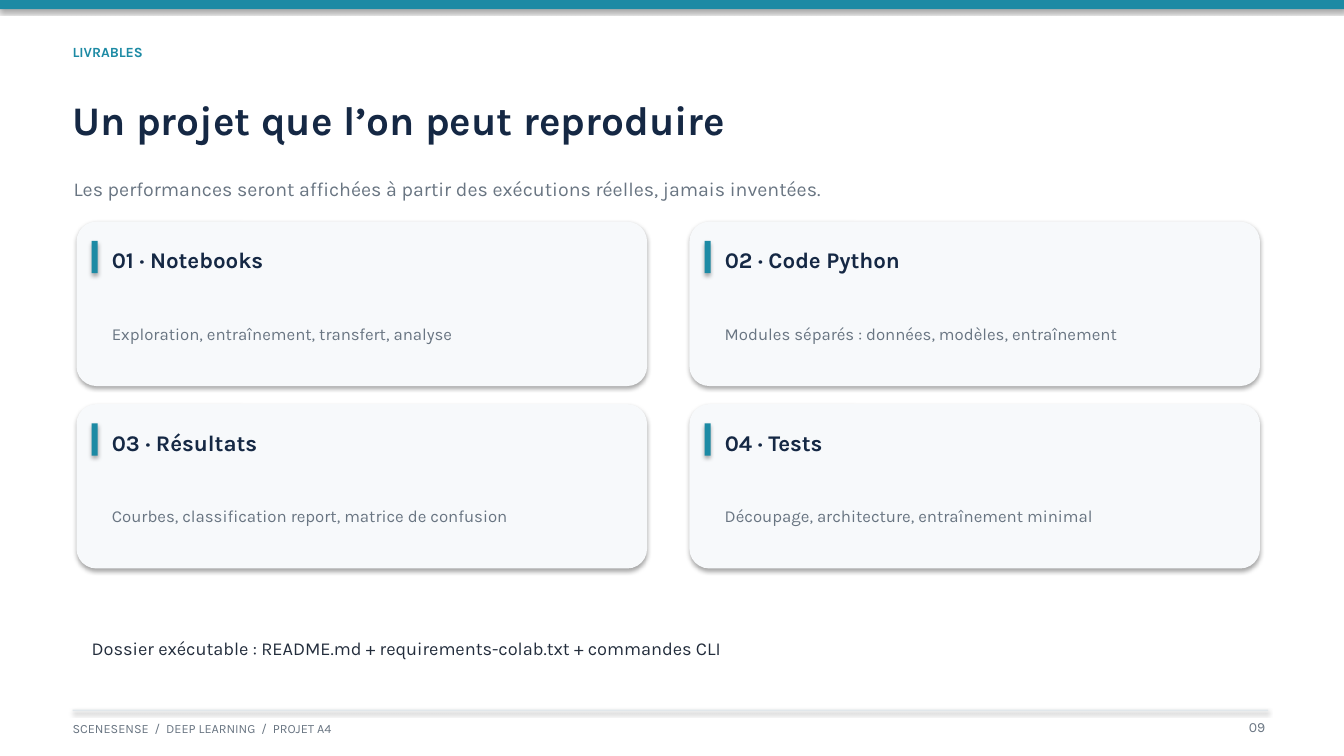
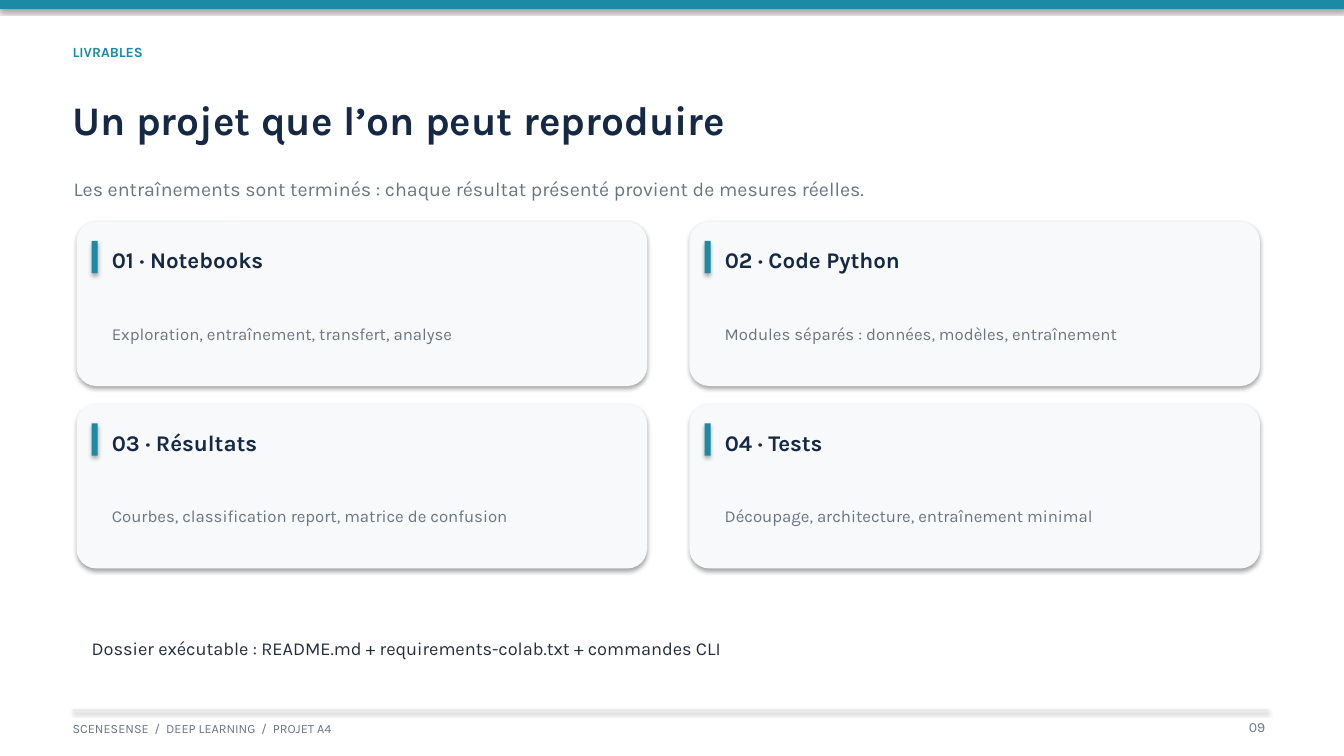
Before and after one commit to cyrilibr/SceneSense, a slide deck: slide 11 of slides/SceneSense_presentation.pptx (slide 9 before the commit). Drawn at 1344x756 pixels with LibreOffice and Linux fonts; fonts in the diff are those of the drawing. Boxes give left, top, right and bottom in pixels: in the first picture for what was removed or moved away, otherwise in the second. Text is boxed around its words. In the diff, an @@ line names an element or a change of style, - is before the commit and + after.

```diff
--- a/slides/SceneSense_presentation.pptx
+++ b/slides/SceneSense_presentation.pptx
@@ text at (74,181,864,201): text changed @@
-Les performances seront affichées à partir des exécutions réelles, jamais inventées.
+Les entraînements sont terminés : chaque résultat présenté provient de mesures réelles.
```
Also in this commit, not shown: 2 other slides changed, 2 slides added, 35 other files.
